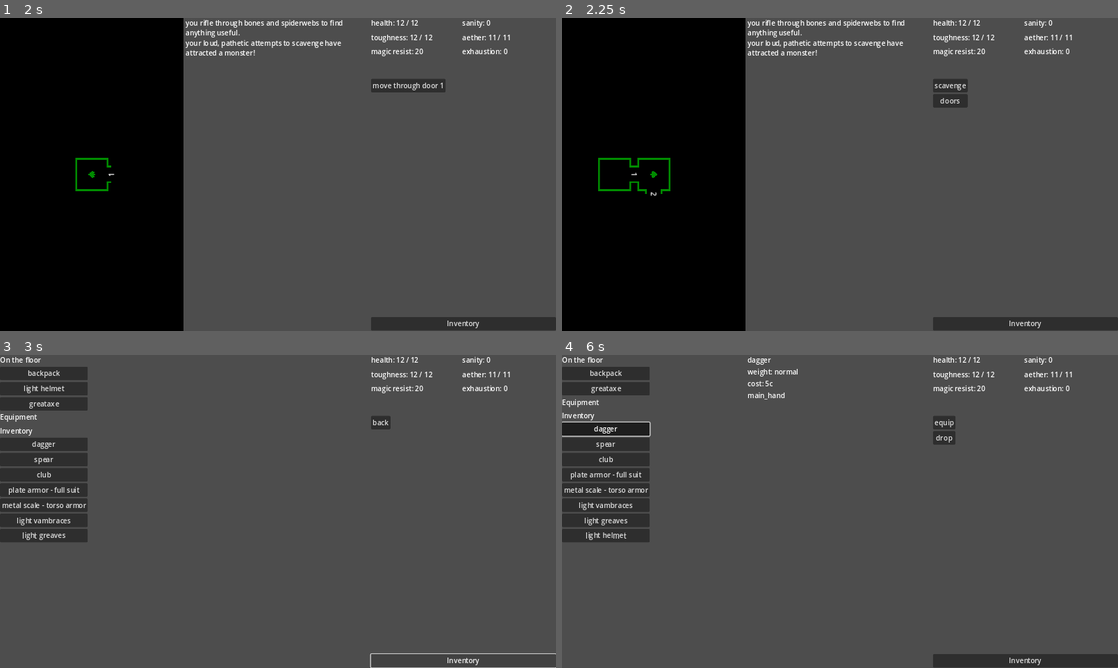
Above: before the commit, frames 1-4 (two rows, left to right).
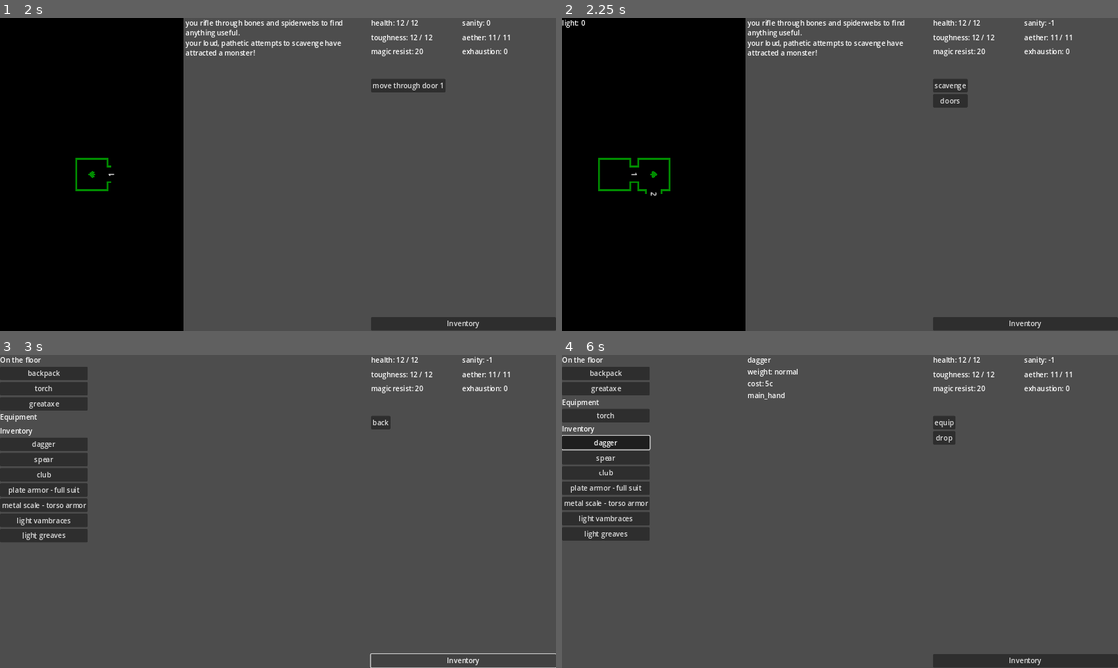
Above: after the commit, the same moments.

Repository: rainbowd-ash/ker_nethalas
Game: Godot game, scene res://globals/game.tscn
Same seed, same stepped clock (60 frames per second), same inputs: the game is played once before the commit and once after it.
Inputs (mouse positions are in pixels of both pictures, inside the frame that each line leads up to):
- Up to frame 1 (2 s): click "scavenge" at 0.5 s; click "doors" at 1.25 s
- Up to frame 2 (2.25 s): click "move through door 1" at 2 s
- Up to frame 3 (3 s): click "Inventory" at 2.75 s
- Up to frame 4 (6 s): click (606, 389) at 3.5 s, where only the run before the commit has a clickable "light helmet"; click "pick up" (after the commit: "equip") at 4.25 s; click "greataxe" at 5 s; click "dagger" at 5.75 s

Frame 1 is identical in both runs. In frame 2, less than 0.1% of the frame differs, in the area x 0-89%, y 0-4%; in frame 3, less than 0.1%; in frame 4, 3.3%, in the area x 0-89%, y 0-60%.

Commit message:
lightsource
torches can be held with your tail
torches burn
the light dims
sanity wavers

Diff:
--- a/character/character.gd
+++ b/character/character.gd
@@ -56,6 +56,14 @@
 	if attributes.health == 0:
 		SignalBus.chat_log.emit("YOU DIED")
 
+func light_check() -> void:
+	if gear.equipped_light.light_remaining():
+		return
+	var check : CheckResult = skills.check("resolve")
+	if not check.success:
+		attributes.sanity -= 1
+		# TODO gain status effect blinded
+
 # might move this to gear.get_weapons()
 func get_unarmed_weapon() -> Weapon:
 	var fists : Weapon = Weapon.new(
--- a/character/character.tscn
+++ b/character/character.tscn
@@ -7,6 +7,7 @@
 [ext_resource type="Script" path="res://character/gear/gear.gd" id="5_jk57i"]
 [ext_resource type="Script" path="res://character/gear/weapon_slot.gd" id="6_u5ky3"]
 [ext_resource type="Script" path="res://character/gear/body_slot.gd" id="7_762uu"]
+[ext_resource type="Script" path="res://character/gear/tail_slot.gd" id="8_tq1h0"]
 
 [node name="Character" type="Node"]
 script = ExtResource("1_i8eqm")
@@ -29,6 +30,11 @@
 
 [node name="WeaponSlot" type="Node" parent="Gear"]
 script = ExtResource("6_u5ky3")
+valid_equip_types = Array[int]([12])
 
 [node name="ArmorSlot" type="Node" parent="Gear"]
 script = ExtResource("7_762uu")
+
+[node name="TailSlot" type="Node" parent="Gear"]
+script = ExtResource("8_tq1h0")
+valid_equip_types = Array[int]([12])
--- a/character/gear/gear.gd
+++ b/character/gear/gear.gd
@@ -1,5 +1,7 @@
 extends Node
 class_name Gear
+
+@onready var equipped_light = $TailSlot
 
 func get_slots() -> Array:
 	var result : Array = []
@@ -12,8 +14,10 @@
 	var slot = can_equip(equipment)
 	if slot:
 		slot.equip(equipment)
+		SignalBus.item_equipped.emit(equipment)
 
 func dequip(equipment : Equipment) -> Equipment:
+	SignalBus.item_dequipped.emit(equipment)
 	return equipment.get_parent().dequip(equipment)
 
 func drop(equipment : Equipment) -> Equipment:
--- a/character/gear/gear_slot.gd
+++ b/character/gear/gear_slot.gd
@@ -1,7 +1,7 @@
 extends Node
 class_name GearSlot
 
-var valid_equip_types : Array
+@export var valid_equip_types : Array[Equipment.equipment_types]
 var max_equipped : int = 1
 
 func get_equipped():
--- /dev/null
+++ b/character/gear/tail_slot.gd
@@ -0,0 +1,8 @@
+extends GearSlot
+
+func light_remaining() -> int:
+	if not get_equipped():
+		return 0
+	if get_equipped()[0].has_method("light_remaining"):
+		return get_children()[0].light_remaining()
+	else: return 0
--- a/character/skills.gd
+++ b/character/skills.gd
@@ -86,3 +86,8 @@
 		"attack", "defence", "initiative":
 			return true
 	return false
+
+func check(skill : String, advantage : int = 0) -> CheckResult:
+	var check = CheckValue.new(get_skill(skill), advantage)
+	print("%s check: " % skill)
+	return Dice.check(check)
--- a/combat/combat.gd
+++ b/combat/combat.gd
@@ -167,6 +167,7 @@
 
 func end_combat():
 	SignalBus.chat_log.emit("-end combat-")
+	SignalBus.combat_finished.emit()
 	Router.game_modes.mode_swap("DungeonMode")
 
 # used by Monster
--- a/dungeon/dungeon.gd
+++ b/dungeon/dungeon.gd
@@ -35,6 +35,9 @@
 	SignalBus.moved_through_door.emit()
 	if new_room:
 		roll_room_checks()
+	else:
+		Character.light_check()
+		SignalBus.room_reentered.emit()
 	door_labels()
 	if Router.game_modes.get_current_mode() == "DungeonMode":
 		list_actions()
@@ -67,8 +70,12 @@
 	var combat_roll = Dice.roll("1d20")
 	if combat_roll > 10:
 		roll_combat_encounter()
+		if Router.game_modes.get_current_mode() == "CombatMode":
+			await SignalBus.combat_finished
 	else:
-		print("events table roll")
+		pass # TODO events table check
+	Character.light_check()
+	SignalBus.new_room_rolls_finished.emit()
 
 func roll_combat_encounter():
 	# roll to see if combat happens
--- a/dungeon/room.gd
+++ b/dungeon/room.gd
@@ -7,7 +7,7 @@
 func _ready() -> void:
 	SignalBus.item_dropped.connect(add_item)
 	add_item(Backpack.new())
-	add_item(LightHelmet.new())
+	add_item(Torch.new())
 	add_item(GreatAxe.new())
 
 func add_item(item : Item) -> void:
--- a/globals/game.tscn
+++ b/globals/game.tscn
@@ -13,6 +13,7 @@
 [ext_resource type="Script" path="res://ui/actions/actions_ui.gd" id="9_d0nn4"]
 [ext_resource type="Script" path="res://ui/chat_log.gd" id="9_oe6tg"]
 [ext_resource type="Script" path="res://ui/inventory/item_details.gd" id="10_8syus"]
+[ext_resource type="Script" path="res://ui/light_label.gd" id="11_gwusf"]
 
 [node name="Game" type="Node"]
 script = ExtResource("1_mhmjv")
@@ -50,6 +51,7 @@
 grow_vertical = 2
 
 [node name="InventoryUi" type="HBoxContainer" parent="Ui"]
+visible = false
 layout_mode = 2
 size_flags_horizontal = 3
 size_flags_stretch_ratio = 0.66
@@ -117,7 +119,6 @@
 text = "Description"
 
 [node name="Dungeon_Chat" type="HBoxContainer" parent="Ui"]
-visible = false
 layout_mode = 2
 size_flags_horizontal = 3
 size_flags_stretch_ratio = 0.66
@@ -129,10 +130,14 @@
 
 [node name="SubViewport" type="SubViewport" parent="Ui/Dungeon_Chat/DungeonWindow"]
 handle_input_locally = false
-size = Vector2i(2, 2)
-render_target_update_mode = 0
+size = Vector2i(423, 720)
+render_target_update_mode = 4
 
 [node name="Dungeon" parent="Ui/Dungeon_Chat/DungeonWindow/SubViewport" instance=ExtResource("6_glx83")]
+
+[node name="LightLabel" type="Label" parent="Ui/Dungeon_Chat/DungeonWindow"]
+layout_mode = 2
+script = ExtResource("11_gwusf")
 
 [node name="ChatLog" type="RichTextLabel" parent="Ui/Dungeon_Chat"]
 layout_mode = 2
--- a/globals/signal_bus.gd
+++ b/globals/signal_bus.gd
@@ -8,10 +8,18 @@
 signal item_picked_up(item : Item)
 # emitted by inventory when item dropped
 signal item_dropped(item : Item)
+signal item_equipped(equipment : Equipment)
+signal item_dequipped(equipment : Equipment)
+
 # emitted when player moves into a room
 signal moved_through_door()
+# emitted after combat/event/light checks
+signal new_room_rolls_finished()
+# emitted when backtracking
+signal room_reentered()
 
 signal mode_transition(new_mode_name : String)
+signal combat_finished()
 
 signal attack(values : Attack)
 signal monster_picked(monster : Monster)
--- a/tables/equipments/torch.gd
+++ b/tables/equipments/torch.gd
@@ -1,18 +1,36 @@
 extends Equipment
 class_name Torch
 
-var turns_remaining : int = 20
+var turns_remaining : int = 2
+
+func _ready() -> void:
+	SignalBus.new_room_rolls_finished.connect(_on_room_rolls_finished)
+	SignalBus.room_reentered.connect(_on_room_rolls_finished)
 
 func _init():
 	title = "torch"
 	weight = Item.weights.light
 	cost = 10
+	type = equipment_types.lightsource
 	update_description()
 
+func _on_room_rolls_finished() -> void:
+	if equipped():
+		burn_torch()
+
+func equipped() -> bool:
+	if get_parent() is GearSlot:
+		return true
+	return false
+
+func light_remaining() -> int:
+	return turns_remaining
+
 # triggers every time player enters a room
-func burn_torch():
+func burn_torch() -> void:
 	turns_remaining -= 1
 	if turns_remaining == 0:
+		SignalBus.chat_log.emit("Your torch burns out...")
 		consume_item()
 	else:
 		update_description()
--- a/types/equipment.gd
+++ b/types/equipment.gd
@@ -14,5 +14,6 @@
 	boots,
 	amulet,
 	ring,
+	lightsource,
 }
 var type : equipment_types
--- /dev/null
+++ b/ui/light_label.gd
@@ -0,0 +1,13 @@
+extends Label
+
+func _ready() -> void:
+	SignalBus.room_reentered.connect(update_label)
+	SignalBus.new_room_rolls_finished.connect(update_label)
+	SignalBus.item_equipped.connect(update_equip)
+	SignalBus.item_dequipped.connect(update_equip)
+
+func update_equip(equipment):
+	update_label()
+
+func update_label():
+	text = "light: %d" % Character.gear.equipped_light.light_remaining()
Not shown: 1 places in character/character.tscn that only renumber resources
Not shown: 1 places in globals/game.tscn that only renumber resources
